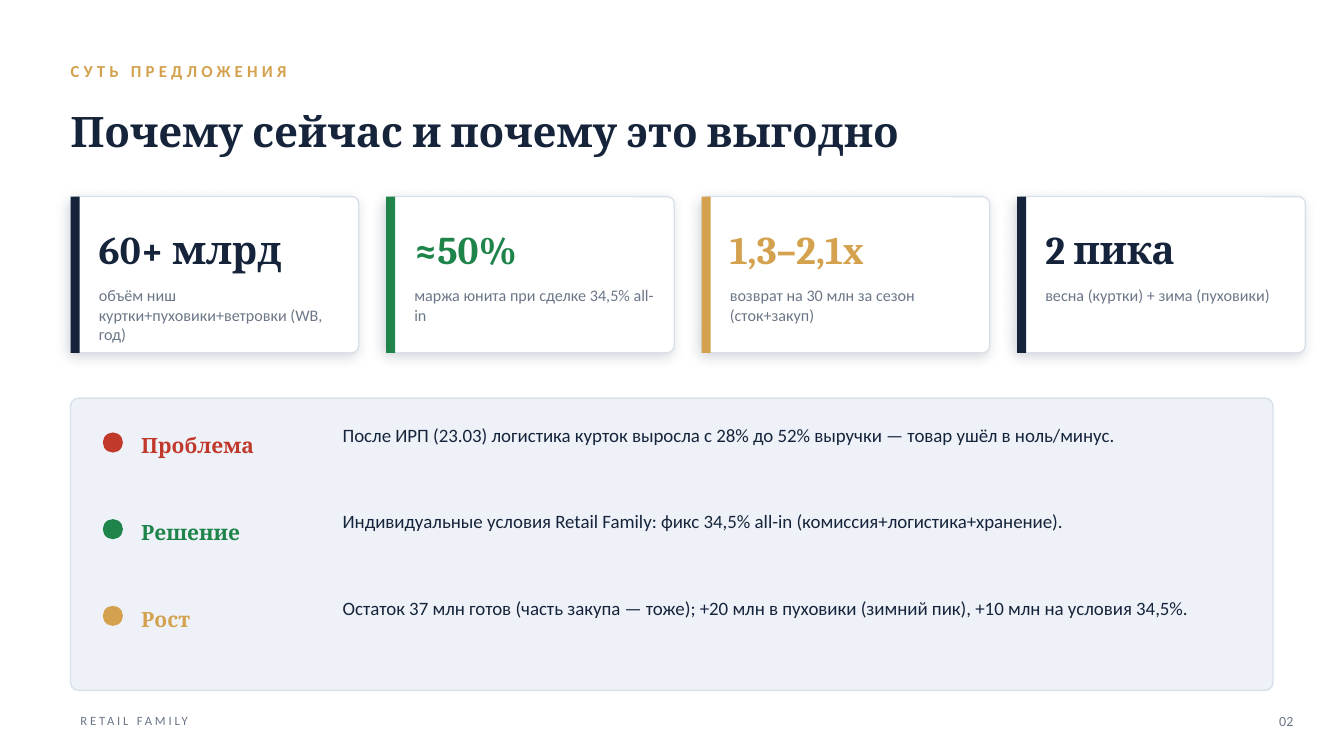
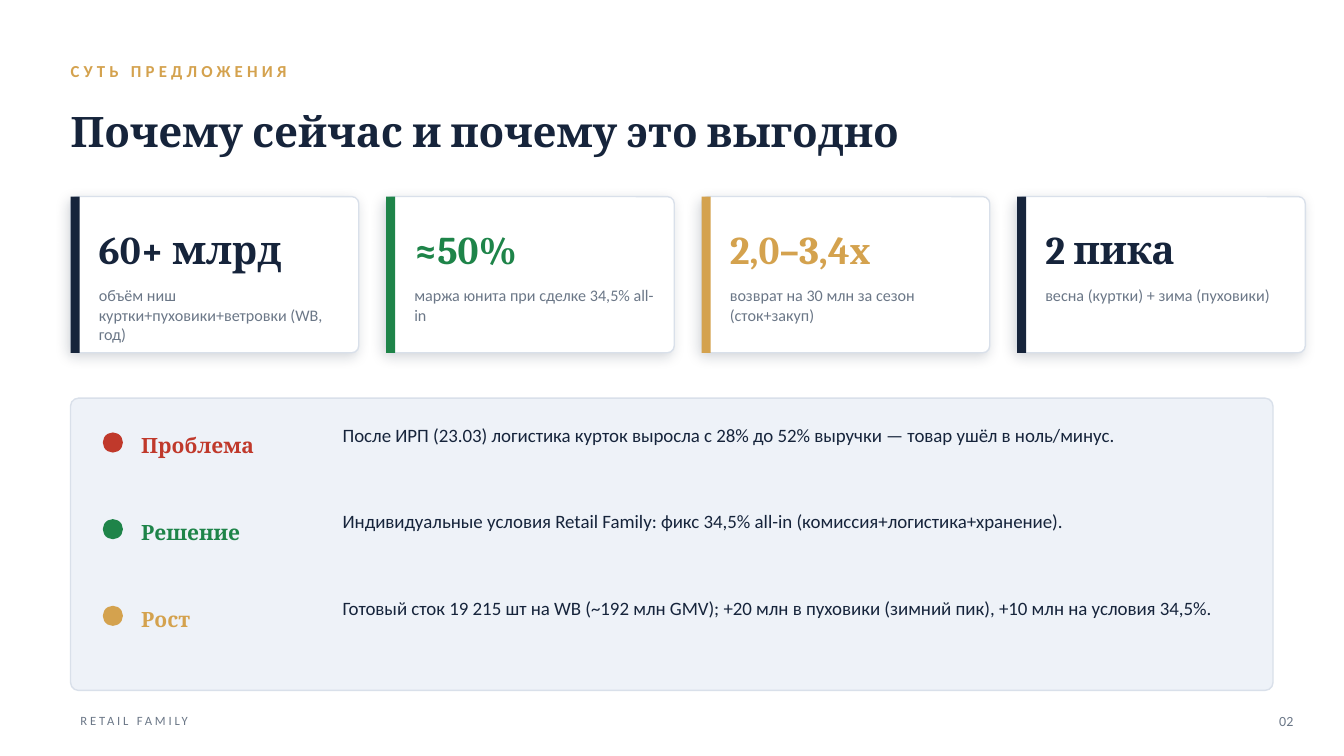
Before and after one commit to mopankratov-cmyk/finance-panel, a slide deck: slide 2 of docs/Retail-Family-Investor.pptx. Drawn at 1344x756 pixels with LibreOffice and Linux fonts; fonts in the diff are those of the drawing. Boxes give left, top, right and bottom in pixels: in the first picture for what was removed or moved away, otherwise in the second. Text is boxed around its words. In the diff, an @@ line names an element or a change of style, - is before the commit and + after.

```diff
--- a/docs/Retail-Family-Investor.pptx
+++ b/docs/Retail-Family-Investor.pptx
@@ text at (x1=730, y1=237, x2=871, y2=270): text changed @@
-1,3–2,1x
+2,0–3,4x
@@ text at (x1=343, y1=601, x2=1211, y2=618): text changed @@
-Остаток 37 млн готов (часть закупа — тоже); +20 млн в пуховики (зимний пик), +10 млн на условия 34,5%.
+Готовый сток 19 215 шт на WB (~192 млн GMV); +20 млн в пуховики (зимний пик), +10 млн на условия 34,5%.
```
Also in this commit, not shown: 3 other slides changed, 2 other files.
